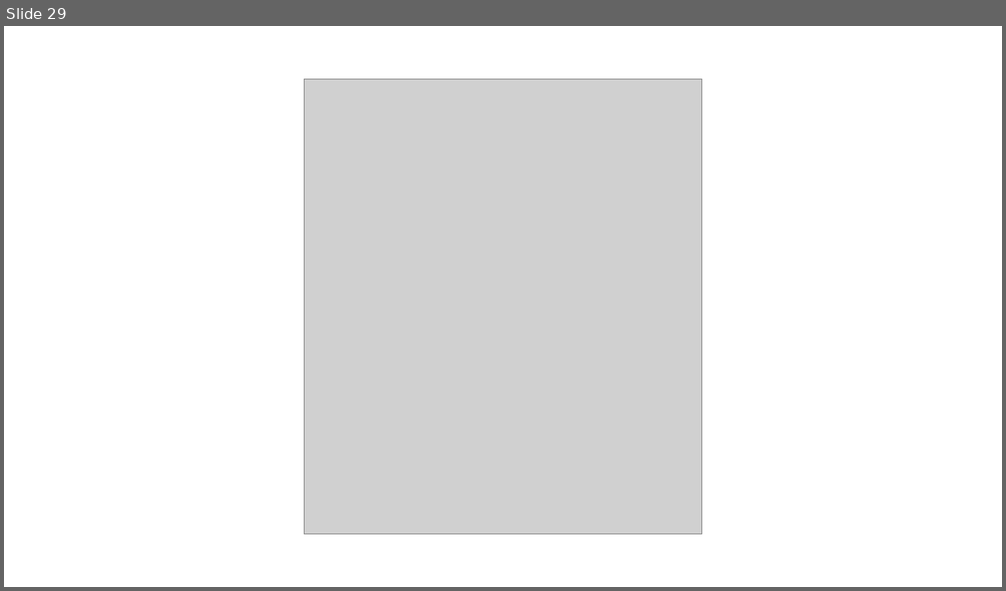
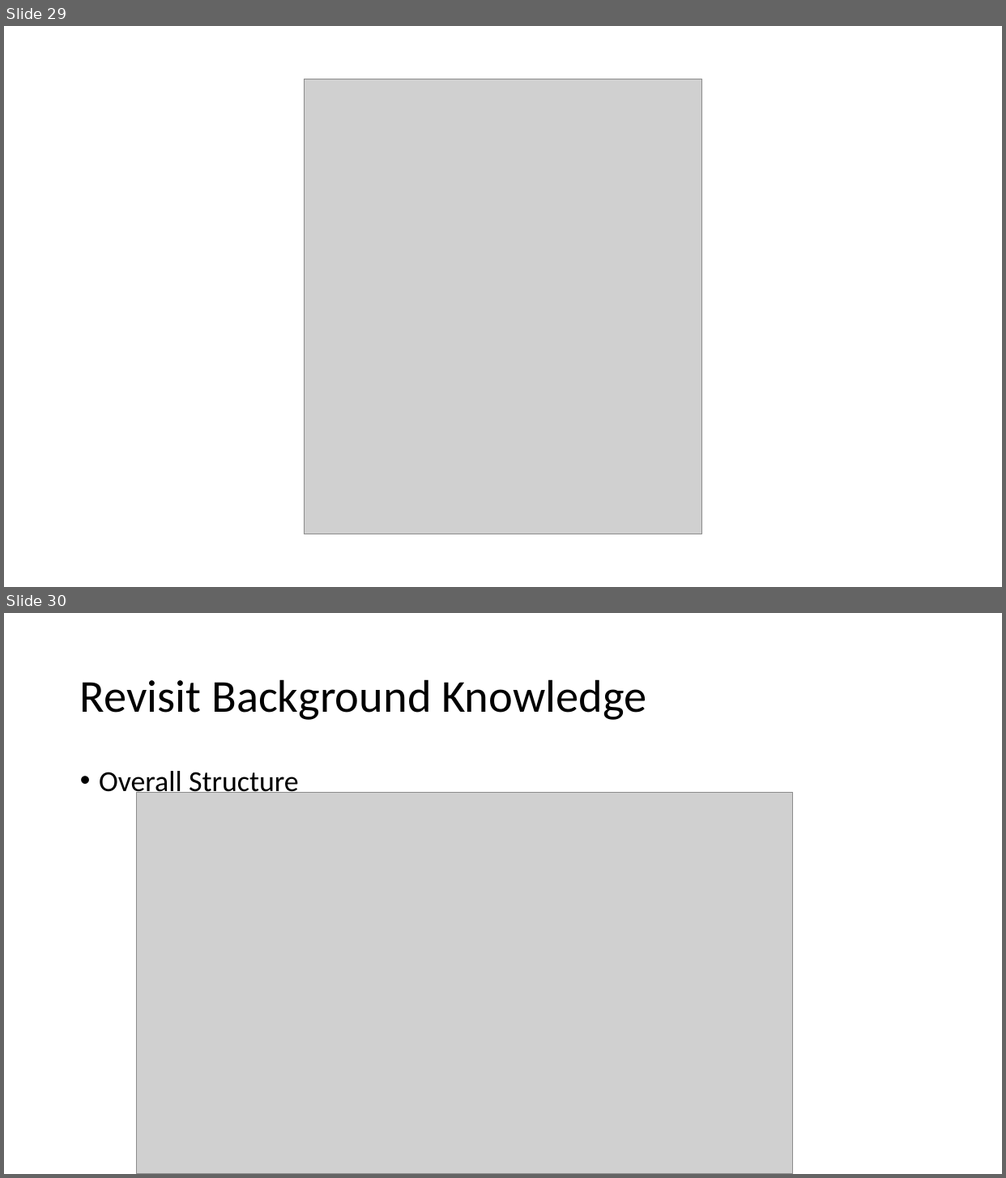
Before and after one commit to Z1hanW/Z1hanW.github.io, a slide deck: img/headers/Presentation_During_Meeting [Auto-saved].pptx. Shown one above the other, each under a label of ours: slide 29 before the commit, slides 29 and 30 after it. The pictures are 1006x591 and 1006x1178 pixels, drawn with LibreOffice and Linux fonts; fonts in the diff are those of the drawing; grey boxes stand for pictures. Boxes give left, top, right and bottom in pixels: in the first picture for what was removed or moved away, otherwise in the second. Text is boxed around its words. In the diff, an @@ line names an element or a change of style, - is before the commit and + after.

```diff
--- a/img/headers/Presentation_During_Meeting [Auto-saved].pptx
+++ b/img/headers/Presentation_During_Meeting [Auto-saved].pptx
@@ slide 30 added at box(4, 613, 1002, 1174), background #FFFFFF @@
@@ title added at box(80, 679, 646, 720), 44 pt, text #000000 @@
+Revisit Background Knowledge
@@ text added at box(99, 771, 299, 798), 28 pt, text #000000 @@
+• Overall Structure
@@ picture added at box(137, 793, 793, 1174) @@
```
Also in this commit, not shown: 8 other slides added, 4 other files.
